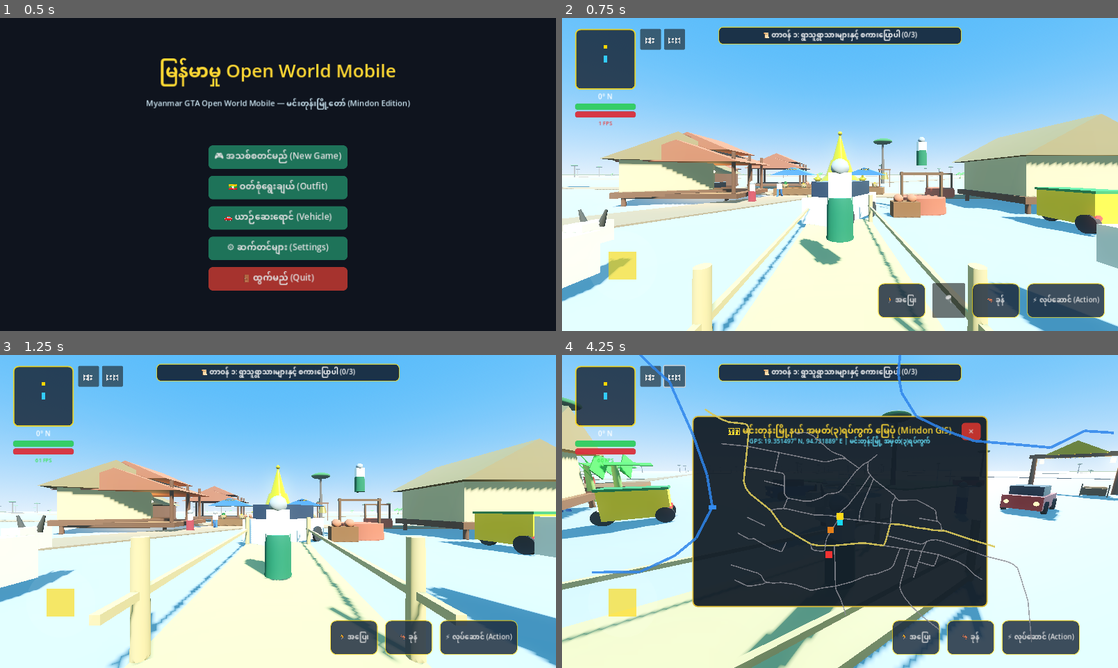
Above: before the commit, frames 1-4 (two rows, left to right).
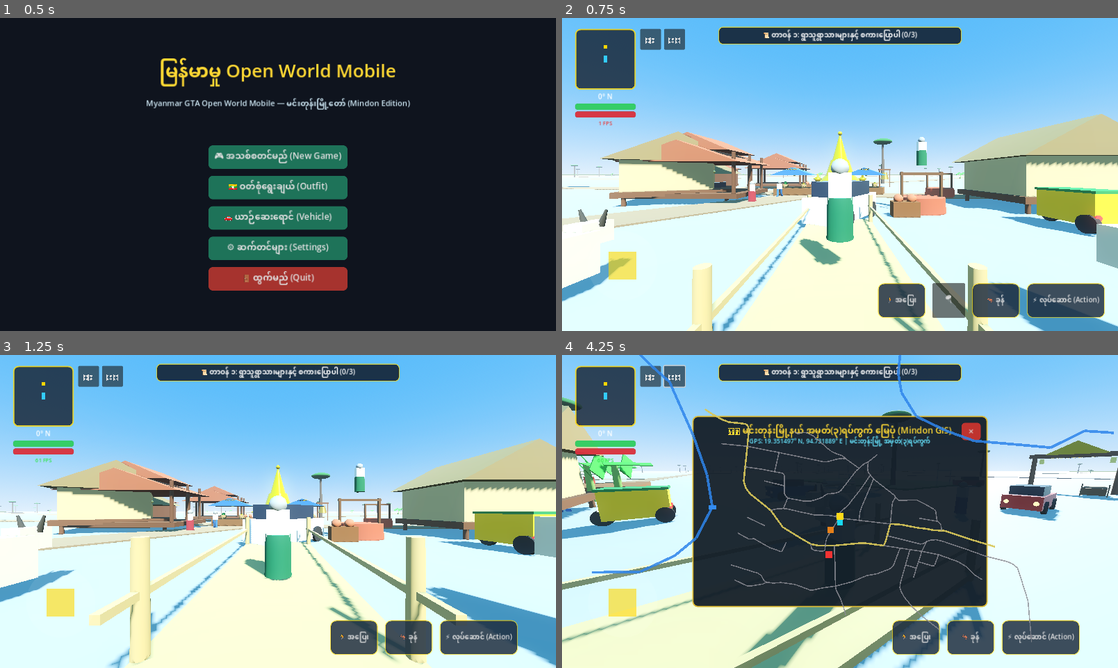
Above: after the commit, the same moments.

Repository: sudohlaingwin/gta-open-world
Game: Godot game, scene res://scenes/main_menu.tscn
The game is run twice, just before and just after one commit, with the same random seed, the same clock (stepped at 60 frames per second) and the same inputs.
Inputs (mouse positions are in pixels of both pictures, inside the frame that each line leads up to):
- Up to frame 1 (0.5 s): no input
- Up to frame 2 (0.75 s): click "🎮 အသစ်စတင်မည် (New Game)" at 0.5 s
- Up to frame 3 (1.25 s): no input
- Up to frame 4 (4.25 s): click "🗺️" at 1.25 s; click "⏸️" at 2 s; drag from (628, 611) to (895, 442) at 2.77 s; drag from (840, 511) to (812, 574) at 3.52 s

Frame 1 is identical in both runs. In frame 2, 0.8% of the frame differs, in the area x 12-100%, y 42-60%; in frame 3, 0.8%, in the area x 12-100%, y 39-58%; in frame 4, 0.4%.
Error in both runs: Trying to assign value of type 'ColorRect' to a variable of type 'Panel'. (res://scripts/virtual_joystick.gd:12)

Commit message:
Slice 78: day/night lantern auto-switching across village gate, teashop, market stall and houses

Diff:
--- a/scenes/market_stall.tscn
+++ b/scenes/market_stall.tscn
@@ -1,4 +1,6 @@
-[gd_scene load_steps=15 format=3]
+[gd_scene load_steps=16 format=3]
+
+[ext_resource type="Script" path="res://scripts/village_lantern_controller.gd" id="1_lantern"]
 
 [sub_resource type="BoxShape3D" id="BoxShape3D_stall"]
 size = Vector3(4.5, 3.2, 3.2)
@@ -49,6 +51,7 @@
 emission_energy_multiplier = 2.0
 
 [node name="MarketStall" type="StaticBody3D"]
+script = ExtResource("1_lantern")
 
 [node name="CollisionShape3D" type="CollisionShape3D" parent="."]
 transform = Transform3D(1, 0, 0, 0, 1, 0, 0, 0, 1, 0, 1.6, 0)
--- a/scenes/myanmar_house.tscn
+++ b/scenes/myanmar_house.tscn
@@ -1,4 +1,6 @@
-[gd_scene load_steps=14 format=3]
+[gd_scene load_steps=15 format=3]
+
+[ext_resource type="Script" path="res://scripts/village_lantern_controller.gd" id="1_lantern"]
 
 [sub_resource type="BoxShape3D" id="BoxShape3D_house"]
 size = Vector3(8.0, 5.0, 7.0)
@@ -46,6 +48,7 @@
 emission_energy_multiplier = 2.0
 
 [node name="MyanmarHouse" type="StaticBody3D"]
+script = ExtResource("1_lantern")
 
 [node name="CollisionShape3D" type="CollisionShape3D" parent="."]
 transform = Transform3D(1, 0, 0, 0, 1, 0, 0, 0, 1, 0, 2.5, 0)
--- a/scenes/myanmar_teashop.tscn
+++ b/scenes/myanmar_teashop.tscn
@@ -1,4 +1,6 @@
-[gd_scene load_steps=24 format=3]
+[gd_scene load_steps=25 format=3]
+
+[ext_resource type="Script" path="res://scripts/village_lantern_controller.gd" id="1_lantern"]
 
 [sub_resource type="BoxShape3D" id="BoxShape3D_floor"]
 size = Vector3(7.0, 0.3, 5.5)
@@ -93,6 +95,7 @@
 emission_energy_multiplier = 2.0
 
 [node name="MyanmarTeaShop" type="StaticBody3D"]
+script = ExtResource("1_lantern")
 
 [node name="FloorCollision" type="CollisionShape3D" parent="."]
 transform = Transform3D(1, 0, 0, 0, 1, 0, 0, 0, 1, 0, 0.15, 0)
--- a/scenes/village_gate.tscn
+++ b/scenes/village_gate.tscn
@@ -1,4 +1,6 @@
-[gd_scene load_steps=12 format=3]
+[gd_scene load_steps=13 format=3]
+
+[ext_resource type="Script" path="res://scripts/village_lantern_controller.gd" id="1_lantern"]
 
 [sub_resource type="CylinderShape3D" id="CylinderShape3D_post_l"]
 top_radius = 0.3
@@ -40,6 +42,7 @@
 emission_energy_multiplier = 2.4
 
 [node name="VillageGate" type="StaticBody3D"]
+script = ExtResource("1_lantern")
 
 [node name="CollisionColumnL" type="CollisionShape3D" parent="."]
 transform = Transform3D(1, 0, 0, 0, 1, 0, 0, 0, 1, -3.2, 2.1, 0)
--- /dev/null
+++ b/scripts/village_lantern_controller.gd
@@ -0,0 +1,51 @@
+extends Node3D
+
+# --- Village Streetlight & Lantern Day/Night Auto-Switching ---
+# Automatically turns on amber lanterns during evening/night (daylight < 0.4)
+# and dims them during bright midday to optimize mobile GPU performance.
+
+@export var max_light_energy: float = 1.8
+@export var night_threshold: float = 0.4
+
+var omni_lights: Array[OmniLight3D] = []
+var emissive_meshes: Array[MeshInstance3D] = []
+var day_night_node: Node = null
+
+func _ready() -> void:
+	day_night_node = get_tree().get_first_node_in_group("day_night")
+	_find_lights_and_lanterns(self)
+	_update_lighting_state(1.0)
+
+func _find_lights_and_lanterns(parent: Node) -> void:
+	for child in parent.get_children():
+		if child is OmniLight3D:
+			omni_lights.append(child)
+		elif child is MeshInstance3D and ("Lamp" in child.name or "Lantern" in child.name):
+			emissive_meshes.append(child)
+		_find_lights_and_lanterns(child)
+
+func _process(_delta: float) -> void:
+	if not day_night_node:
+		day_night_node = get_tree().get_first_node_in_group("day_night")
+		if not day_night_node:
+			return
+
+	var daylight = 1.0
+	if day_night_node.has_method("get_daylight"):
+		daylight = day_night_node.get_daylight()
+
+	_update_lighting_state(daylight)
+
+func _update_lighting_state(daylight: float) -> void:
+	var is_night = daylight < night_threshold
+	var target_energy = max_light_energy * (1.0 - daylight) if is_night else 0.0
+
+	for light in omni_lights:
+		light.visible = is_night
+		if is_night:
+			light.light_energy = target_energy
+
+	for mesh in emissive_meshes:
+		var mat = mesh.get_surface_override_material(0)
+		if mat is StandardMaterial3D:
+			mat.emission_enabled = is_night
Not shown, changed: COLLAB.md
